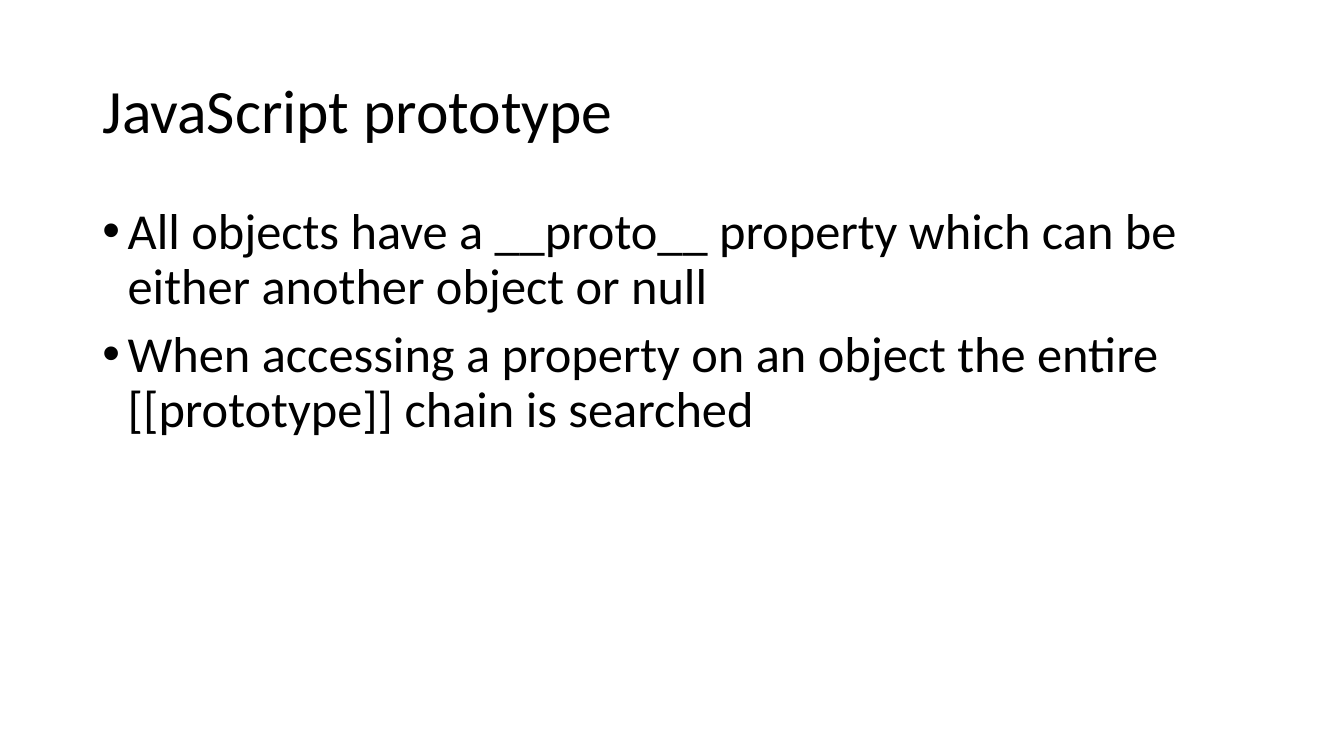
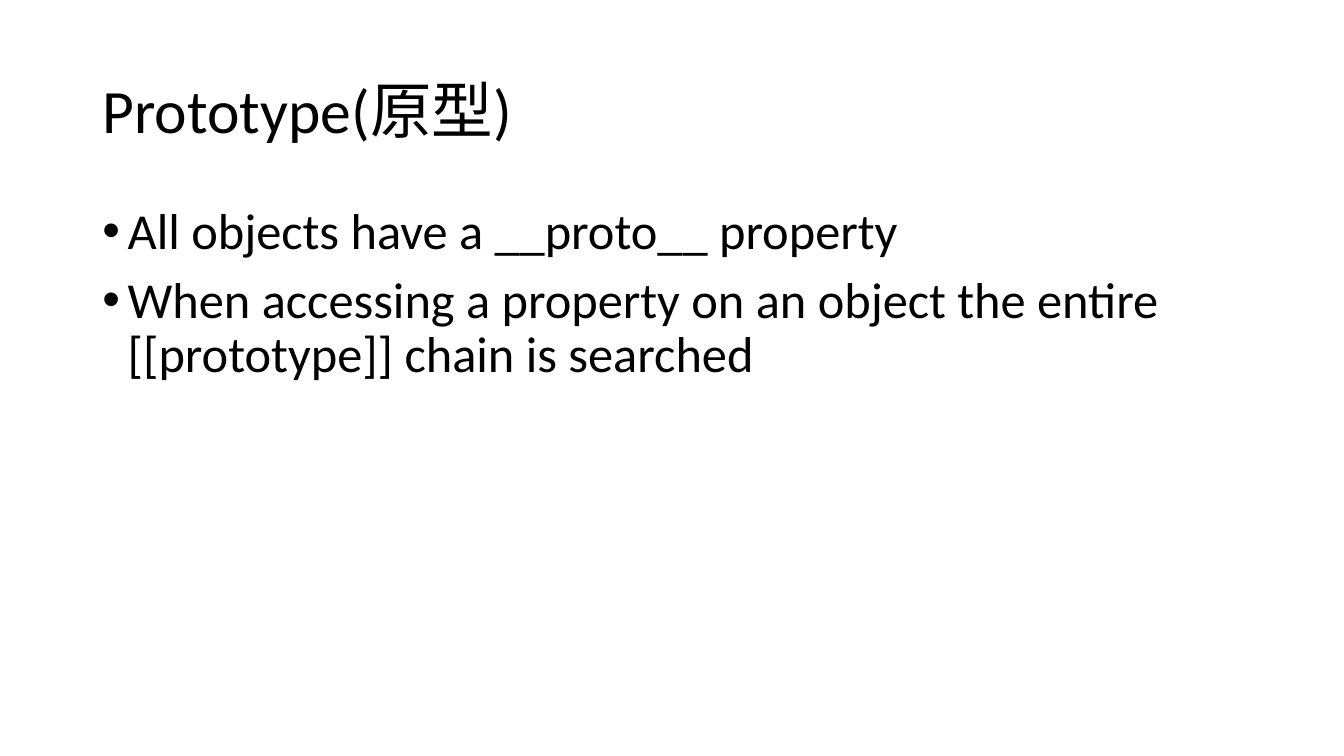
Before and after one commit to logan2013/java8, a slide deck: slide 23 of JavaScript.pptx (slide 9 before the commit). Drawn at 1344x756 pixels with LibreOffice and Linux fonts; fonts in the diff are those of the drawing. Boxes give left, top, right and bottom in pixels: in the first picture for what was removed or moved away, otherwise in the second. Text is boxed around its words. In the diff, an @@ line names an element or a change of style, - is before the commit and + after.

Commit message:
JavaScript

```diff
--- a/JavaScript.pptx
+++ b/JavaScript.pptx
@@ title at bbox=[102, 82, 512, 143]: text changed @@
-JavaScript prototype
+Prototype(原型)
@@ text at bbox=[128, 214, 897, 258]: text changed @@
-• All objects have a __proto__ property which can be either another object or null
+• All objects have a __proto__ property
```
Also in this commit, not shown: 21 other slides changed, 22 slides added, 7 slides removed.
